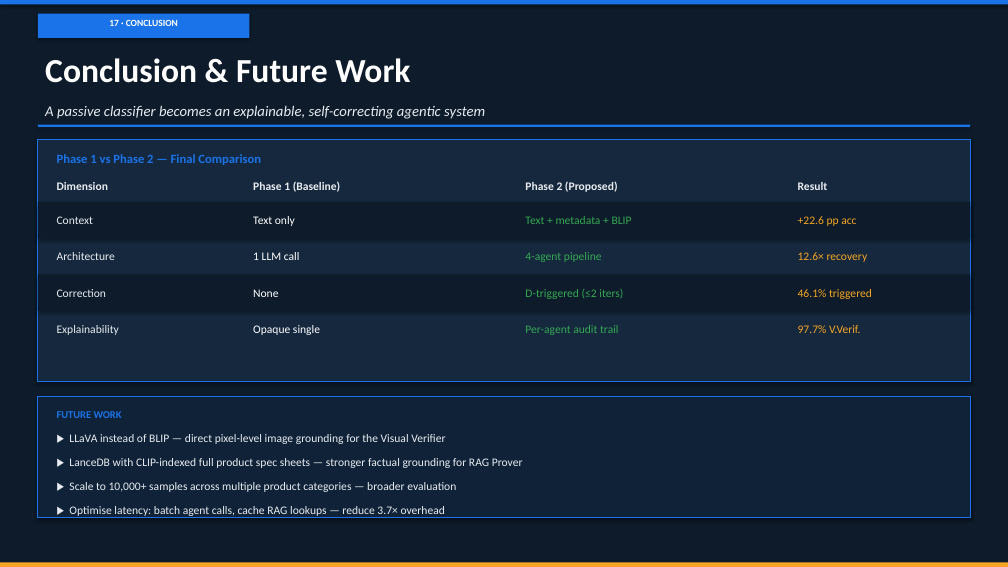
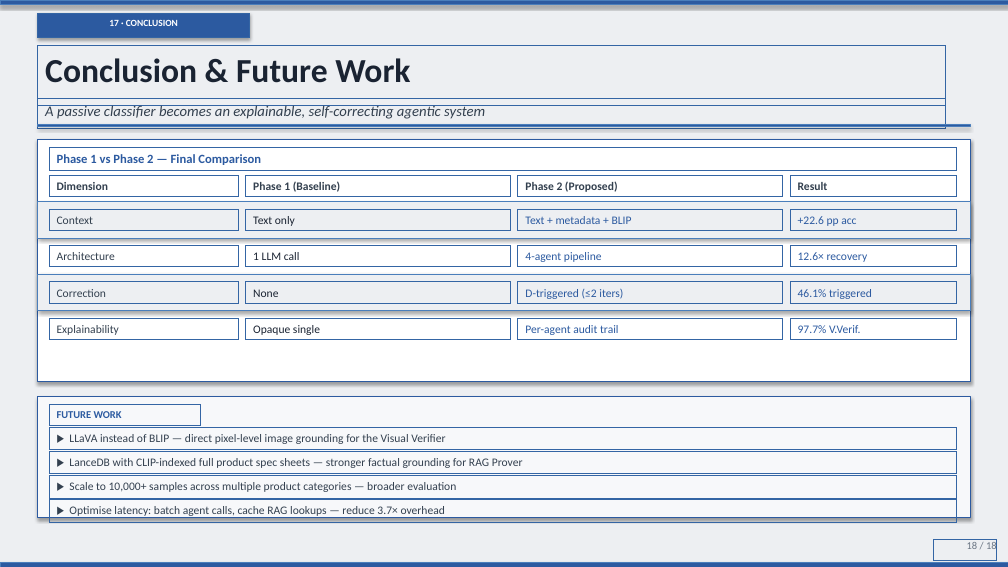
Before and after one commit to kvarun314/pes-mtech-project, a slide deck: slide 18 of Agentic_LLaMA3_Presentation_v3.pptx. Drawn at 1008x567 pixels with LibreOffice and Linux fonts; fonts in the diff are those of the drawing. Boxes give left, top, right and bottom in pixels: in the first picture for what was removed or moved away, otherwise in the second. Text is boxed around its words. In the diff, an @@ line names an element or a change of style, - is before the commit and + after.

```diff
--- a/Agentic_LLaMA3_Presentation_v3.pptx
+++ b/Agentic_LLaMA3_Presentation_v3.pptx
@@ background #0D1B2A to #EDEFF2 @@
@@ fill #1A73E8 to #2C5AA0 in 3 elements at (0, 0, 1008, 5), (38, 14, 250, 38), (38, 125, 970, 127) @@
@@ rectangle at (38, 140, 970, 382): fill #16283E to #FFFFFF; outline #1A73E8 1.2 pt to #2C5AA0 1.2 pt @@
@@ text "Phase 1 vs Phase 2 ..." at (57, 154, 261, 165): text colour #1A73E8 to #2C5AA0 @@
@@ rectangle at (38, 202, 970, 238): fill #0D1B2A to #EDEFF2 @@
@@ rectangle at (38, 274, 970, 311): fill #0D1B2A to #EDEFF2 @@
@@ text colour #FFFFFF to #1A2332 in 5 elements at (45, 58, 410, 83), (253, 216, 295, 226), (253, 252, 300, 260), (253, 289, 278, 297), (253, 325, 320, 335) @@
@@ text colour #34A853 to #2C5AA0 in 4 elements at (525, 216, 632, 224), (525, 252, 602, 262), (525, 289, 623, 299), (525, 325, 619, 335) @@
@@ text colour #F5A623 to #2C5AA0 in 4 elements at (798, 216, 856, 226), (798, 252, 868, 262), (798, 289, 872, 299), (798, 325, 861, 333) @@
@@ rectangle at (38, 397, 970, 518): fill #102238 to #F7F8FA; outline #1A73E8 1.2 pt to #2C5AA0 1.2 pt @@
@@ text "FUTURE WORK" at (57, 411, 122, 418): text colour #1A73E8 to #2C5AA0 @@
@@ text colour #E8ECF0 to #33404F in 13 elements at (45, 105, 485, 119), (57, 182, 108, 190), (253, 181, 341, 192), (525, 181, 618, 192), (798, 182, 828, 190), (57, 216, 94, 224), (57, 252, 115, 260), (57, 289, 106, 297), (57, 325, 119, 335), (69, 434, 445, 444), (69, 458, 523, 468), (69, 482, 456, 492), (69, 506, 445, 518) @@
@@ rectangle at (0, 563, 1008, 567): fill #F5A623 to #2C5AA0 @@
@@ text added at (967, 541, 997, 553), 10 pt, text #6B7684 @@
+18 / 18
```
Also in this commit, not shown: 17 other slides changed, 10 other files.
